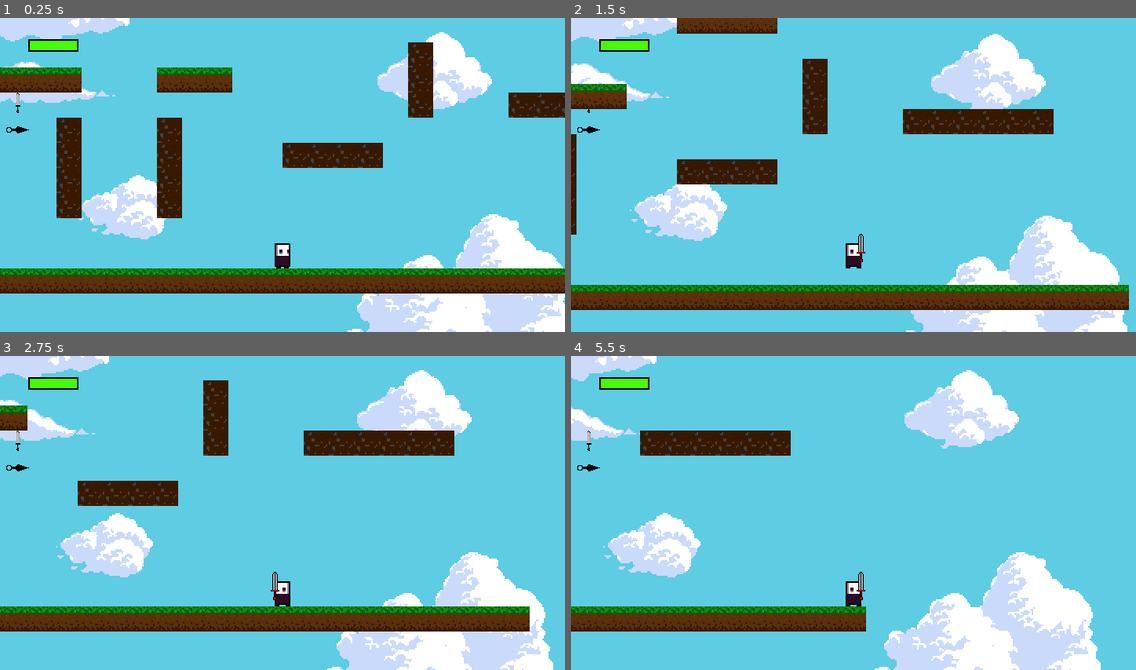
Above: before the commit, frames 1-4 (two rows, left to right).
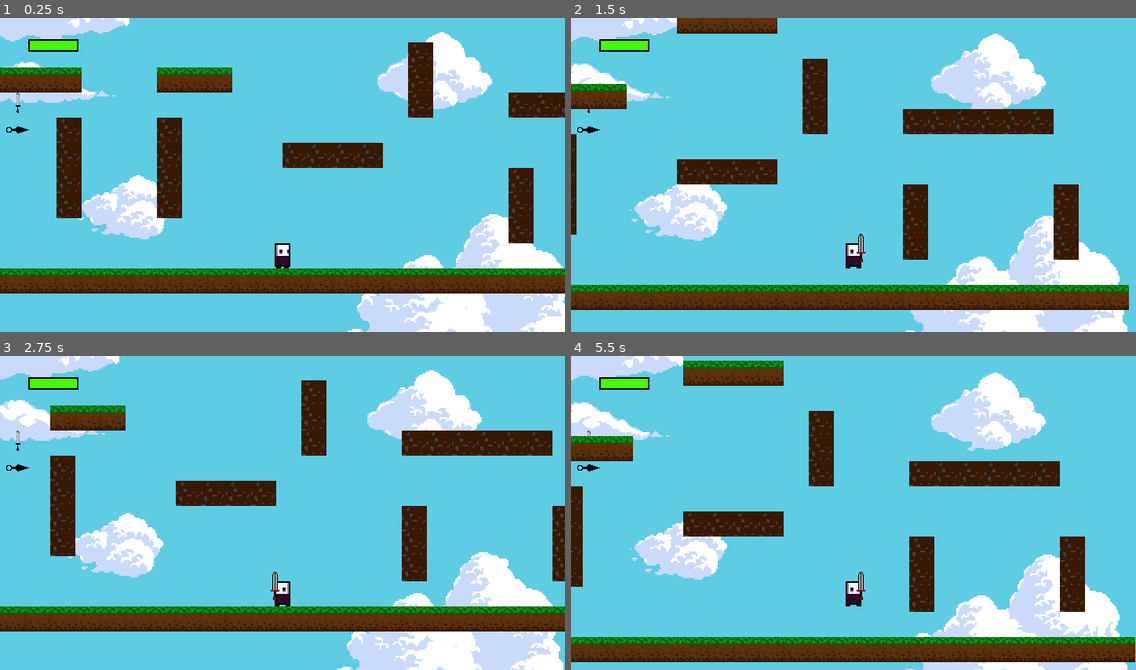
Above: after the commit, the same moments.

Repository: Lordgard78230/Platformer
Game: Godot game, scene res://scenes/levels/TestLevel.tscn
The game is run twice, just before and just after one commit, with the same random seed, the same clock (stepped at 60 frames per second) and the same inputs. This scene is started directly instead of the project's main scene.
Inputs (mouse positions are in pixels of both pictures, inside the frame that each line leads up to):
- Up to frame 1 (0.25 s): no input
- Up to frame 2 (1.5 s): move the mouse to (977, 159) at 0.52 s; hold D (move_right) from 0.53 s (still down); tap 8 (eight) at 0.6 s; tap Space (jump) at 0.77 s; move the mouse to (740, 190) at 1.27 s; tap 5 (five) at 1.35 s
- Up to frame 3 (2.75 s): tap Space (jump) at 1.52 s; move the mouse to (339, 443) at 2.02 s; release D (move_right) at 2.03 s; hold A (move_left) from 2.03 s (still down); tap 4 (four) at 2.1 s
- Up to frame 4 (5.5 s): move the mouse to (825, 575) at 2.77 s; release A (move_left) at 2.78 s; hold D (move_right) 2.78-4.28 s; click (825, 575) at 2.85 s; tap Space (jump) at 3.02, 3.77, 4.52 s; move the mouse to (1023, 560) at 3.52 s; tap 9 (nine) at 3.6 s; move the mouse to (684, 465) at 4.27 s; hold A (move_left) 4.28-5.03 s; tap 1 (one) at 4.35 s; move the mouse to (881, 513) at 5.02 s; hold D (move_right) from 5.03 s (still down); tap 7 (seven) at 5.1 s

The runs differ from the first frame. In frame 1, 1.1% of the frame differs, in the area x 90-95%, y 47-72%; in frame 2, 2.1%; in frame 3, 20%; in frame 4, 35%, in the area x 0-100%, y 0-100%.

Commit message:
MiniUpdate

Diff:
--- a/Plaformer/scenes/levels/TestLevel.tscn
+++ b/Plaformer/scenes/levels/TestLevel.tscn
@@ -14,7 +14,7 @@
 position = Vector2( 144, 184 )
 
 [node name="TileMap" parent="." instance=ExtResource( 1 )]
-tile_data = PoolIntArray( -720882, 4, 0, -655346, 4, 0, -655 …(492 unchanged characters)… 764, 4, 0, 524288, 4, 0, 524292, 4, 0, 589824, 4, 0, 589828, 4, 0, 851962, 1, 0, 851963, 1, 0, 8519 …(430 unchanged characters)…
+tile_data = PoolIntArray( -720882, 4, 0, -655346, 4, 0, -655 …(492 unchanged characters)… 764, 4, 0, 524288, 4, 0, 524292, 4, 0, 524306, 4, 0, 524312, 4, 0, 589824, 4, 0, 589828, 4, 0, 589842, 4, 0, 589848, 4, 0, 655378, 4, 0, 655384, 4, 0, 851962, 1, 0, 851963, 1, 0, 8519 …(430 unchanged characters)…
 
 [node name="Plaformer1" parent="." instance=ExtResource( 2 )]
 tile_data = PoolIntArray( 65545, 0, 0, 65546, 0, 0, 65547, 0, 0, 65548, 0, 0, 327676, 0, 0, 327677, 0, 0, 327678, 0, 0, 327679, 0, 0, 262144, 0, 0, 262148, 0, 0, 262149, 0, 0, 262150, 0, 0 )
